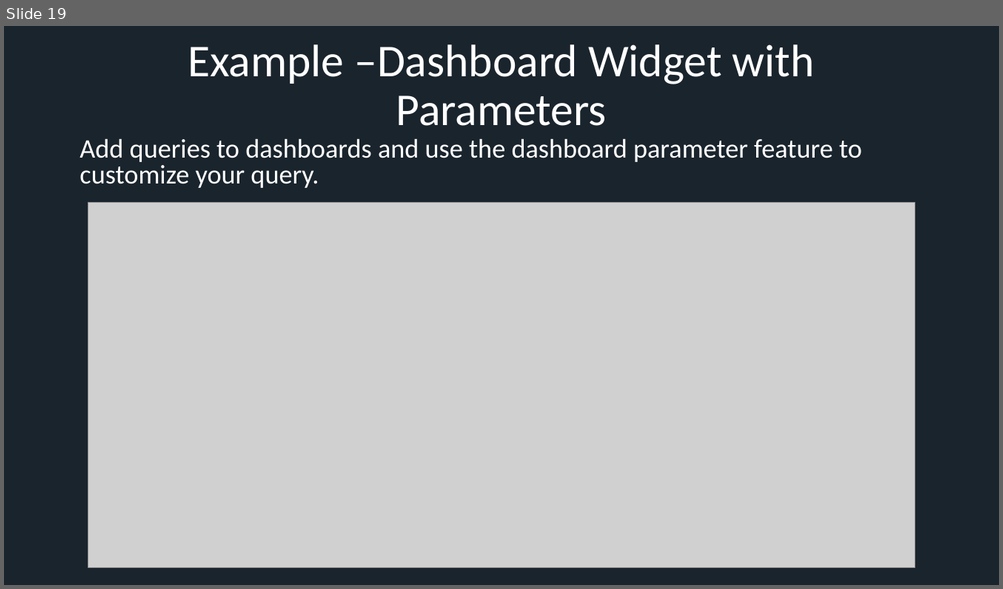
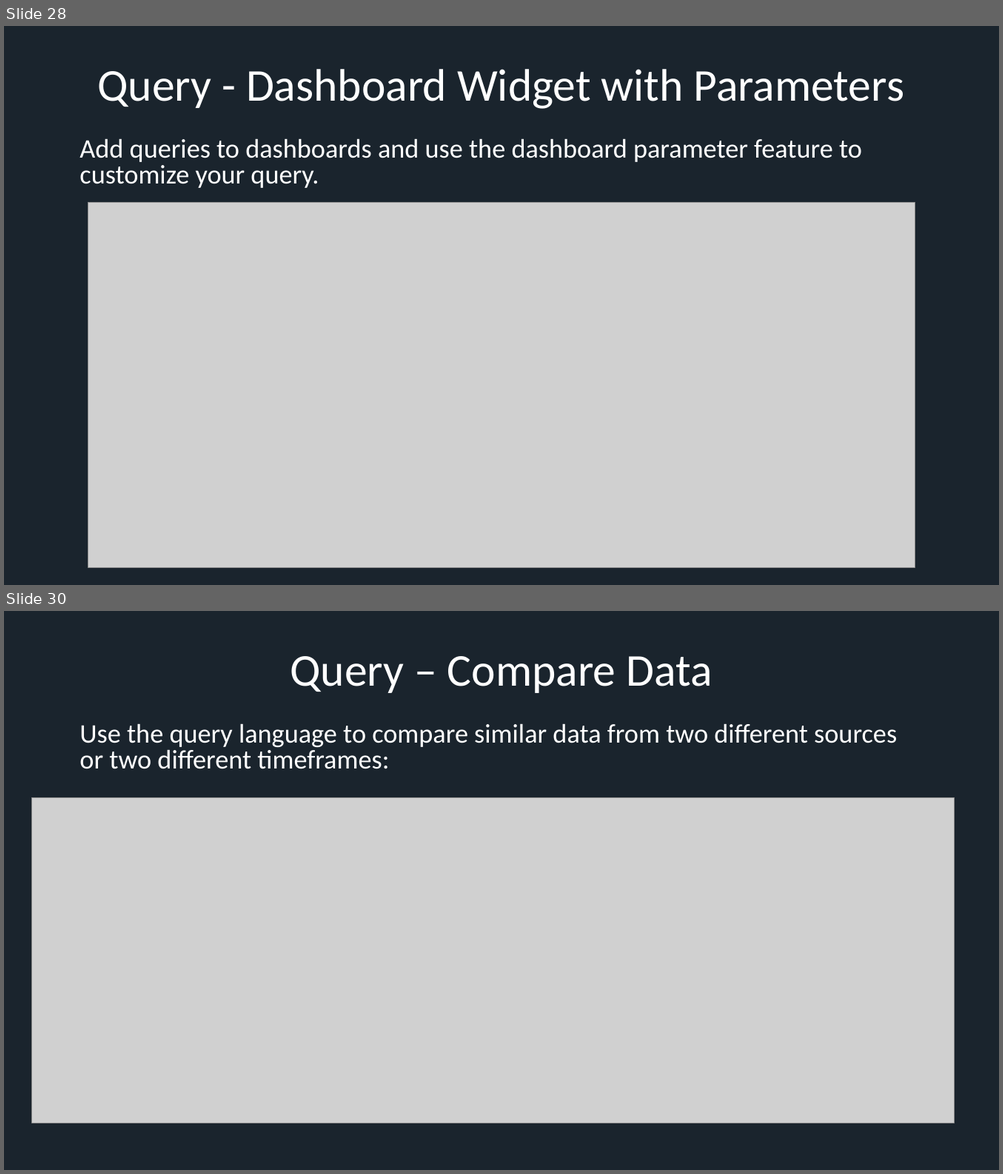
Before and after one commit to xresch/CoreFramework, a slide deck: docs/CFW_Features.pptx. Shown one above the other, each under a label of ours: slide 19 before the commit, slides 28 and 30 after it; the slides between them are not shown. The pictures are 1003x589 and 1003x1174 pixels, drawn with LibreOffice and Linux fonts; fonts in the diff are those of the drawing; grey boxes stand for pictures. Boxes give left, top, right and bottom in pixels: in the first picture for what was removed or moved away, otherwise in the second. Text is boxed around its words. In the diff, an @@ line names an element or a change of style, - is before the commit and + after.

```diff
--- a/docs/CFW_Features.pptx
+++ b/docs/CFW_Features.pptx
@@ slide 30 added at (4,611,999,1170), background #1A242D @@
@@ title added at (290,656,711,693), 44 pt, text #FFFFFF @@
+Query – Compare Data
@@ text added at (79,723,896,769), 25.9 pt, text #FFFFFF @@
+Use the query language to compare similar data from two different sources or two different timeframes:
@@ picture added at (32,797,954,1123) @@
@@ what was slide 19 is now slide 28 @@
@@ slide 28 changed as well @@
@@ title at (97,69,904,109): text changed @@
-Example –Dashboard Widget with Parameters
+Query - Dashboard Widget with Parameters
```
Also in this commit, not shown: 8 other slides changed, 12 other slides added, 2 other files.
